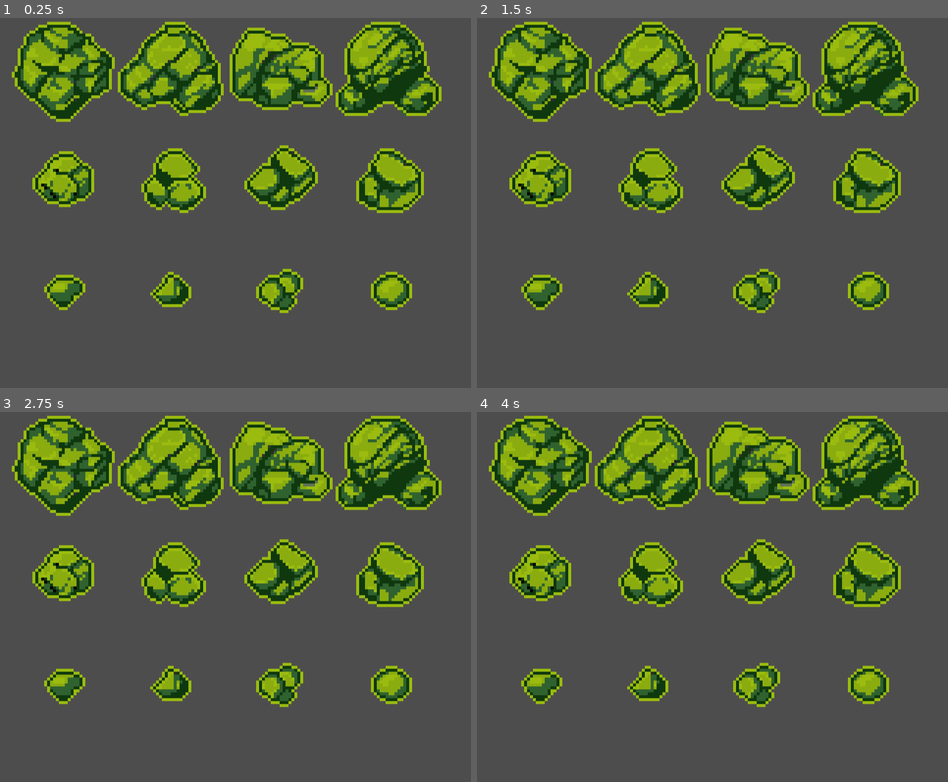
Above: before the commit, frames 1-4 (two rows, left to right).
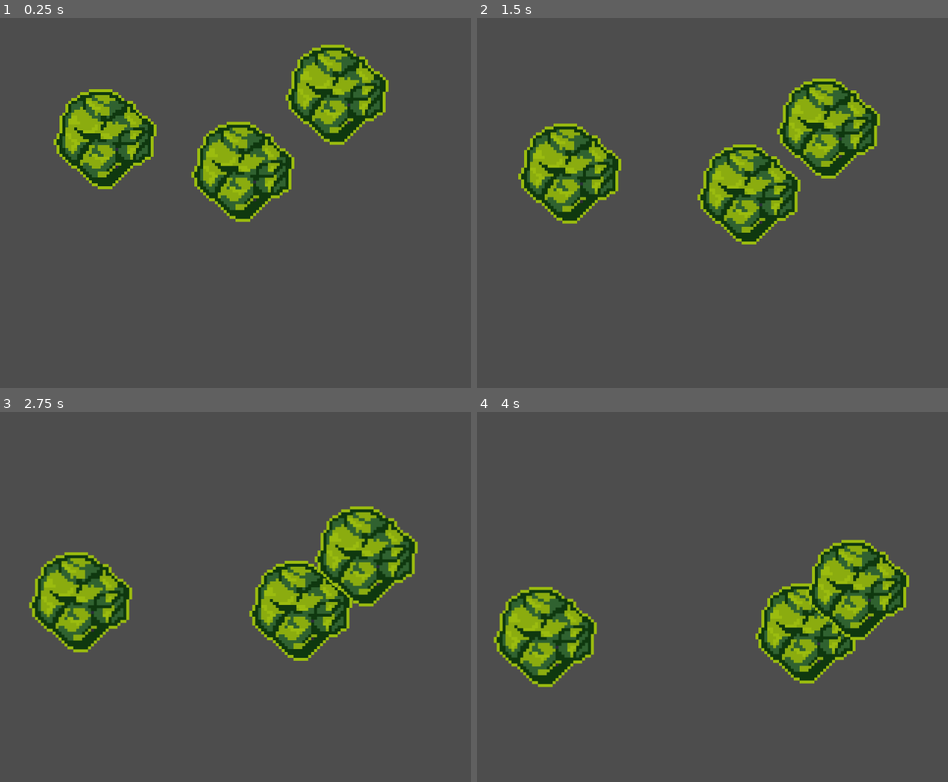
Above: after the commit, the same moments.

Repository: ceafin/20GC_Challenge04_Asteroids
Game: Godot game, scene res://scenes/main_game.tscn
The game is run twice, just before and just after one commit, with the same random seed, the same clock (stepped at 60 frames per second) and the same inputs. The project has no main scene, so this scene is started directly.
Inputs:
- Up to frame 1 (0.25 s): no input
- Up to frame 2 (1.5 s): no input
- Up to frame 3 (2.75 s): no input
- Up to frame 4 (4 s): no input

The runs differ from the first frame. In frame 1, 32% of the frame differs, in the area x 2-94%, y 0-80%; in frame 2, 33%; in frame 3, 33%; in frame 4, 34%.

Commit message:
asteroid node

Diff:
--- /dev/null
+++ b/scenes/asteroid.tscn
@@ -0,0 +1,14 @@
+[gd_scene load_steps=3 format=3 uid="uid://bfhrews0bdark"]
+
+[ext_resource type="Script" uid="uid://ci10odmdnnkxu" path="res://scripts/asteroid.gd" id="1_6mo6b"]
+[ext_resource type="Texture2D" uid="uid://bv8oc80gvu75n" path="res://assets/asteroids.png" id="1_akfqu"]
+
+[node name="Asteroid" type="CharacterBody2D"]
+script = ExtResource("1_6mo6b")
+
+[node name="Sprite2D" type="Sprite2D" parent="."]
+texture = ExtResource("1_akfqu")
+hframes = 4
+vframes = 3
+
+[node name="CollisionShape2D" type="CollisionShape2D" parent="."]
--- a/scenes/main_game.tscn
+++ b/scenes/main_game.tscn
@@ -1,13 +1,18 @@
 [gd_scene load_steps=3 format=3 uid="uid://cabllw2t86ivn"]
 
 [ext_resource type="Script" uid="uid://c8jl77bvy47ky" path="res://scripts/main_game.gd" id="1_s3esy"]
-[ext_resource type="Texture2D" uid="uid://bv8oc80gvu75n" path="res://assets/asteroids.png" id="2_72e8q"]
+[ext_resource type="PackedScene" uid="uid://bfhrews0bdark" path="res://scenes/asteroid.tscn" id="2_72e8q"]
 
 [node name="MainGame" type="Node"]
 script = ExtResource("1_s3esy")
 
 [node name="Starfield" type="Node2D" parent="."]
 
-[node name="Asteroids" type="Sprite2D" parent="."]
-position = Vector2(77, 73)
-texture = ExtResource("2_72e8q")
+[node name="Asteroid" parent="Starfield" instance=ExtResource("2_72e8q")]
+position = Vector2(81, 69)
+
+[node name="Asteroid2" parent="Starfield" instance=ExtResource("2_72e8q")]
+position = Vector2(37, 57)
+
+[node name="Asteroid3" parent="Starfield" instance=ExtResource("2_72e8q")]
+position = Vector2(114, 42)
--- /dev/null
+++ b/scripts/asteroid.gd
@@ -0,0 +1,10 @@
+extends CharacterBody2D
+class_name Asteroid
+
+var speed : float = 10.0
+
+func _ready() -> void:
+	velocity = Vector2( randf_range(-1.0,1.0), randf_range(-1.0,1.0) ).normalized() * speed
+
+func _physics_process( delta: float ) -> void:
+	move_and_slide()
Binary file changed: assets/asteroids.aseprite
Binary file changed: assets/asteroids.png
Not shown, added: scripts/asteroid.gd.uid
